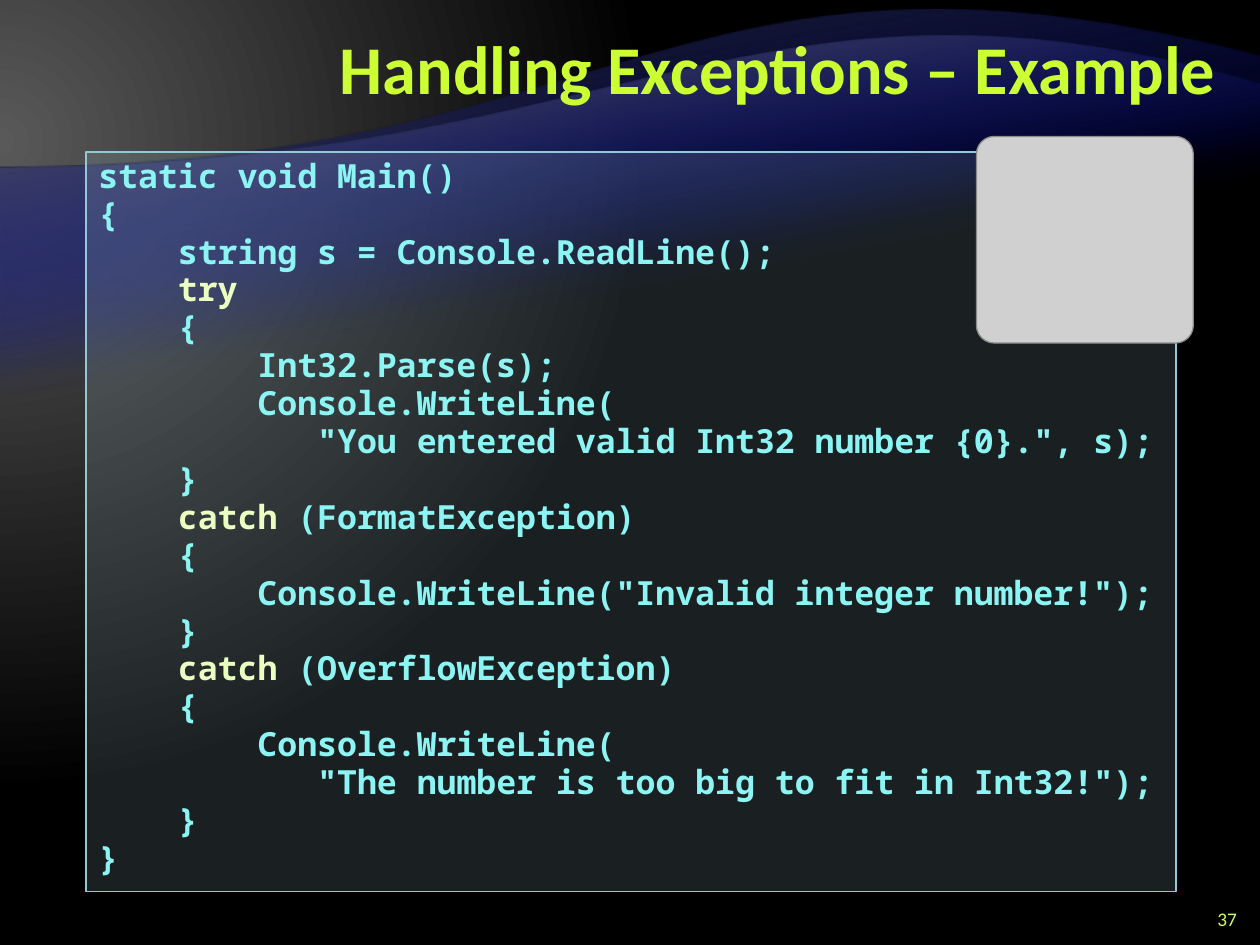
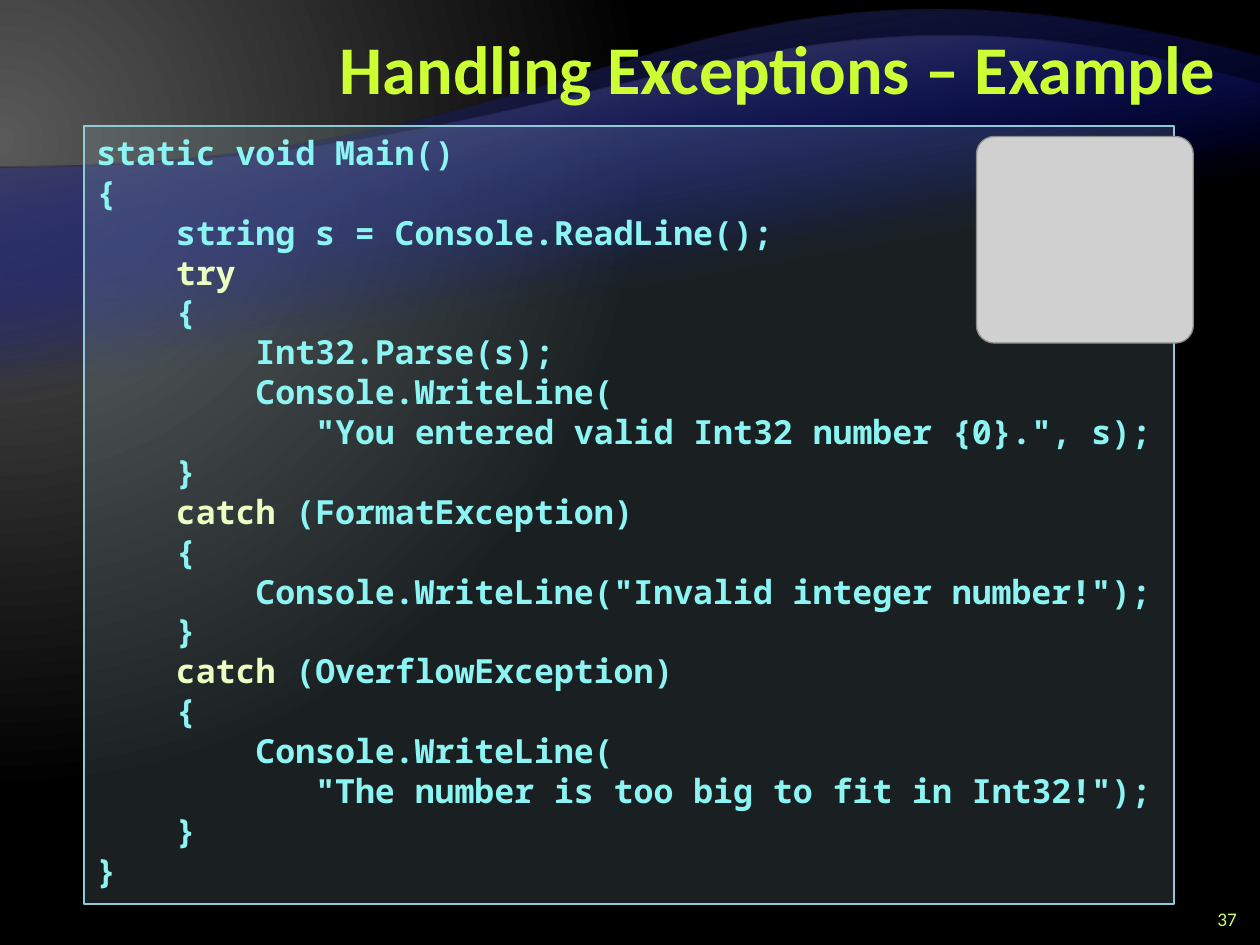
Before and after one commit to Graveheart/aspnetcourse, a slide deck: slide 37 of 2010/lectures/3. CSharp Language Overview - Part II.pptx. Drawn at 1260x945 pixels with LibreOffice and Linux fonts; fonts in the diff are those of the drawing; grey boxes stand for pictures; background and template pictures are left out. Boxes give left, top, right and bottom in pixels: in the first picture for what was removed or moved away, otherwise in the second. Text is boxed around its words. In the diff, an @@ line names an element or a change of style, - is before the commit and + after.

```diff
--- a/2010/lectures/3. CSharp Language Overview - Part II.pptx
+++ b/2010/lectures/3. CSharp Language Overview - Part II.pptx
@@ rectangle "static void Main()": place and size @@
-rectangle "static void Main()" at (86,151,1176,891)
+rectangle "static void Main()" at (84,126,1174,905)
@@ rectangle "static void Main()" at (84,126,1174,905): line spacing 0.95 to 1 @@
```
Also in this commit, not shown: 88 other slides changed.
